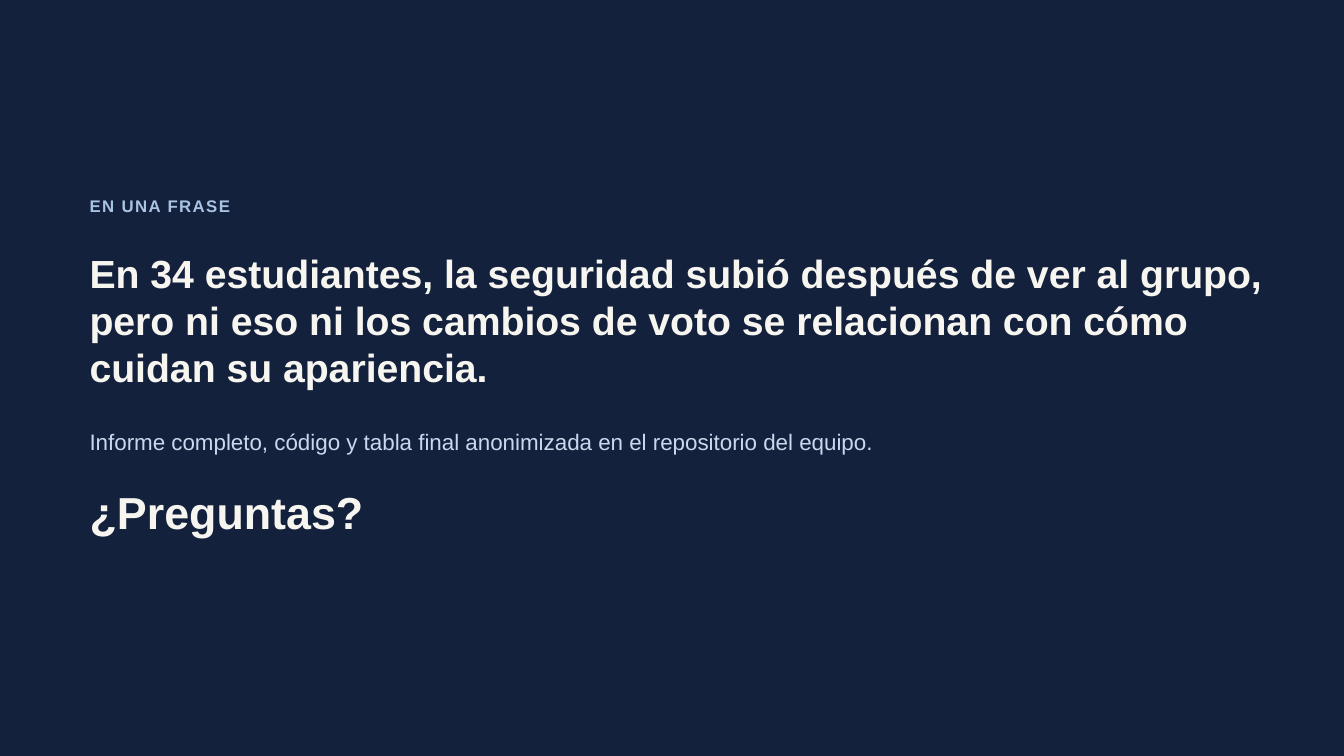
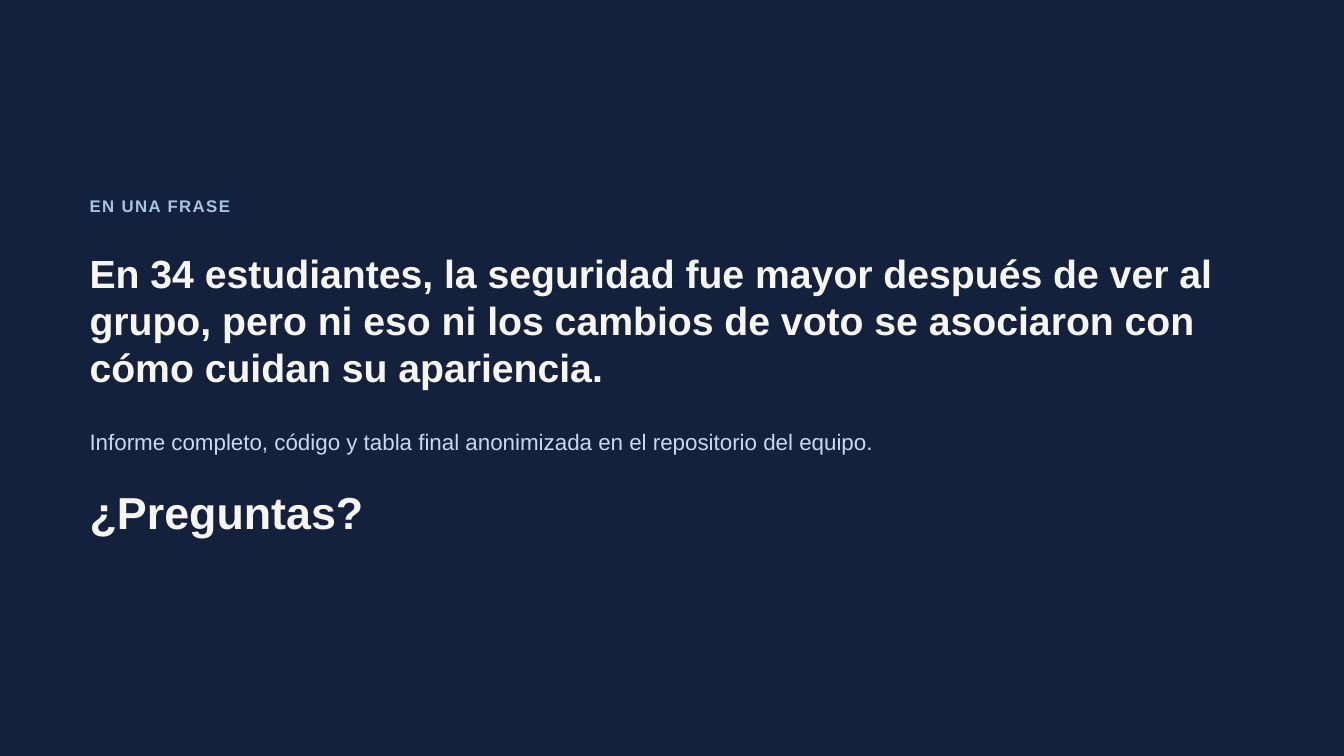
Before and after one commit to joacolopezcayaffa-beep/lab-laboratorio-experimento, a slide deck: slide 12 of Enrique Sojo - Proyecto/Vestimenta_ES_IntroCDN.pptx. Drawn at 1344x756 pixels with LibreOffice and Linux fonts; fonts in the diff are those of the drawing. Boxes give left, top, right and bottom in pixels: in the first picture for what was removed or moved away, otherwise in the second. Text is boxed around its words. In the diff, an @@ line names an element or a change of style, - is before the commit and + after.

```diff
--- a/Enrique Sojo - Proyecto/Vestimenta_ES_IntroCDN.pptx
+++ b/Enrique Sojo - Proyecto/Vestimenta_ES_IntroCDN.pptx
@@ text at (90, 259, 1212, 390): text changed @@
-En 34 estudiantes, la seguridad subió después de ver al grupo, pero ni eso ni los cambios de voto se relacionan con cómo cuidan su apariencia.
+En 34 estudiantes, la seguridad fue mayor después de ver al grupo, pero ni eso ni los cambios de voto se asociaron con cómo cuidan su apariencia.
```
Also in this commit, not shown: 1 other slide changed, 13 other files.
